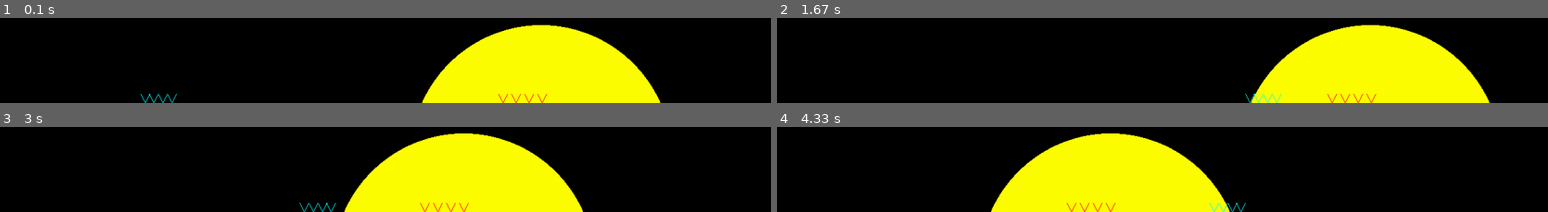
Above: before the commit, frames 1-4 (two rows, left to right).
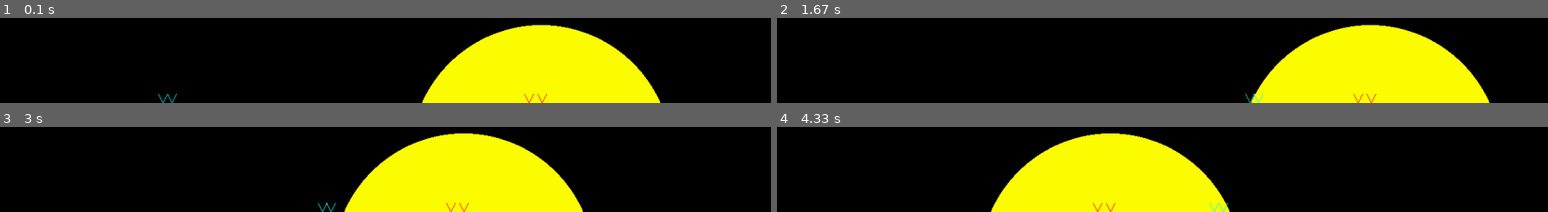
Above: after the commit, the same moments.

Repository: Archanciel/Learning_Pygame
Game: pygame game, started from bouncing_ball_imperfect_collide/bouncing_physics.py
The game is run twice, just before and just after one commit, with the same random seed, the same clock (stepped at 60 frames per second) and the same inputs.
Inputs:
- Up to frame 1 (0.1 s): no input
- Up to frame 2 (1.67 s): no input
- Up to frame 3 (3 s): no input
- Up to frame 4 (4.33 s): no input

The runs differ from the first frame. In frame 1, 0.2% of the frame differs, in the area x 18-68%, y 89-100%; in frame 2, 0.2%; in frame 3, 0.2%; in frame 4, 0.2%.

Commit message:
refactored and split traject and bounce loc to new particle sub class

Diff:
--- a/bouncing_ball_imperfect_collide/balldisplaypos.py
+++ b/bouncing_ball_imperfect_collide/balldisplaypos.py
@@ -27,32 +27,32 @@
 				 speed,
 				 angle)
 
+		# Pos display related instance variables
+		self.font = pg.font.Font(None, 32)
+		self.font_height = self.font.get_linesize()
+
+		# Calculating the left margin based on longest possible text
+		rectSize = radius * 2
+		self.textHorizontalSize = self.font.size("angle: 360")[0]
+		self.textLeftMargin = (rectSize - self.textHorizontalSize) / 2
+
+		# Calculating the top margin based on the number of text lines
+		self.lineNumber = 3
+		self.textTopMargin = radius - (self.font_height * self.lineNumber / 2)
+		self.textColor = BLACK
+
+		# Traject tracing instance variables
 		self.previousX = 0
 		self.previousY = 0
 		self.previousMoveRight = None
 		self.previousMoveDown = None
-
-		self.bouncePointColor = bouncePointColor
-
-		# Position related instance variables
-		self.font = pg.font.Font(None, 32)
-		self.font_height = self.font.get_linesize()
-
-		# Calculating the left margin based on longest possible text
-		rectSize = radius * 2
-		self.textHorizontalSize = self.font.size("angle: 360")[0]
-		self.textLeftMargin = (rectSize - self.textHorizontalSize) / 2
-
-		# Calculating the top margin based on the number of text lines
-		self.lineNumber = 3
-		self.textTopMargin = radius - (self.font_height * self.lineNumber / 2)
-		self.textColor = BLACK
-
 		self.multipleBounceTrajectPointLists = deque(maxlen=MAX_BOUNCE_TRAJECTS)
 		self.previousTraceX = 0
 		self.previousTraceY = 0
 		self.currentBounceTrajectIndex = -1
 
+		# Bounce mark instance variables
+		self.bouncePointColor = bouncePointColor
 		self.bounceMarkX = None
 		self.bounceMarkY = None
 		self.bounceMarkDirection = None
@@ -66,34 +66,11 @@
 	def draw(self):
 		super().draw()
 
-		currentX = self.ballCenterFloat[0]
-		currentY = self.ballCenterFloat[1]
-
-		currentMoveDown = (currentY - self.previousY) > 0
-		currentMoveRight = (currentX - self.previousX) > 0
-
-		self.previousX = currentX
-		self.previousY = currentY
-
-		if self.previousMoveRight != currentMoveRight or self.previousMoveDown != currentMoveDown:
-			# ball direction changed
-			self.previousMoveRight = currentMoveRight
-			self.previousMoveDown = currentMoveDown
-
-			# add a new traject point list to the deque. This will remove the oldest
-			# traject point list if the number of traject point list exceeds
-			# MAX_BOUNCE_TRAJECTS
-			self.multipleBounceTrajectPointLists.append([])
-			self.currentBounceTrajectIndex += 1
-
-			if self.currentBounceTrajectIndex >= MAX_BOUNCE_TRAJECTS:
-				# since the new traject points list is added at the right of the deque,
-				# the currentBounceTrajectIndex must be set to the max deque size - 1
-				self.currentBounceTrajectIndex = MAX_BOUNCE_TRAJECTS - 1
+		currentMoveDown, currentMoveRight = self.storeBallTrajectData()
 
 		# Writing information on the ball surface if the ball size is large enough
 		if self.textHorizontalSize <= self.radius * 2:
-			self.blitTextOnBall(round(currentX, 2), round(currentY, 2), currentMoveDown, currentMoveRight)
+			self.blitTextOnBall(round(self.ballCenterFloat[0], 2), round(self.ballCenterFloat[1], 2), currentMoveDown, currentMoveRight)
 
 		# angleDegree = math.degrees(self.angle)
 		# x = 0
@@ -122,8 +99,6 @@
 		# 	x = self.rect.centerx - a
 		# 	y = self.rect.centery + o
 
-		self.storeBallTrajectData()
-
 		# handling ball bounce location tracing
 
 		if DRAW_BOUNCE_LOCATION:
@@ -155,15 +130,37 @@
 
 		:return:
 		'''
-		x = self.ballCenterFloat[0]
-		y = self.ballCenterFloat[1]
-
-		if abs(x - self.previousTraceX) > BALL_TRACING_STEP_SIZE or abs(
-				y - self.previousTraceY) > BALL_TRACING_STEP_SIZE:
+
+		currentMoveDown = (self.ballCenterFloat[1] - self.previousY) > 0
+		currentMoveRight = (self.ballCenterFloat[0] - self.previousX) > 0
+
+		self.previousX = self.ballCenterFloat[0]
+		self.previousY = self.ballCenterFloat[1]
+
+		if self.previousMoveRight != currentMoveRight or self.previousMoveDown != currentMoveDown:
+			# ball direction changed
+			self.previousMoveRight = currentMoveRight
+			self.previousMoveDown = currentMoveDown
+
+			# add a new traject point list to the deque. This will remove the oldest
+			# traject point list if the number of traject point list exceeds
+			# MAX_BOUNCE_TRAJECTS
+			self.multipleBounceTrajectPointLists.append([])
+			self.currentBounceTrajectIndex += 1
+
+			if self.currentBounceTrajectIndex >= MAX_BOUNCE_TRAJECTS:
+				# since the new traject points list is added at the right of the deque,
+				# the currentBounceTrajectIndex must be set to the max deque size - 1
+				self.currentBounceTrajectIndex = MAX_BOUNCE_TRAJECTS - 1
+
+		if abs(self.ballCenterFloat[0] - self.previousTraceX) > BALL_TRACING_STEP_SIZE or abs(
+				self.ballCenterFloat[1] - self.previousTraceY) > BALL_TRACING_STEP_SIZE:
 			self.multipleBounceTrajectPointLists[self.currentBounceTrajectIndex].append(
-				pg.Rect(round(x), round(y), 1, 1))
-			self.previousTraceX = x
-			self.previousTraceY = y
+				pg.Rect(round(self.ballCenterFloat[0]), round(self.ballCenterFloat[1]), 1, 1))
+			self.previousTraceX = self.ballCenterFloat[0]
+			self.previousTraceY = self.ballCenterFloat[1]
+
+		return currentMoveDown, currentMoveRight
 
 	def drawBounceMark(self, bounceLocX, bounceLocY, bounceMarkDirection):
 		if bounceMarkDirection == BOUNCE_ARROW_TOP:
--- a/bouncing_ball_imperfect_collide/move_particle_basic.py
+++ b/bouncing_ball_imperfect_collide/move_particle_basic.py
@@ -3,12 +3,24 @@
 import random
 import os
 from particledisplaypos import ParticleDisplayPos
+from particledisplayposandtraject import ParticleDisplayPosAndTraject
 from particle import Particle
 
 PN = 30
 DIST_MIN = 1
 
-background_colour = (255,255,255)
+# define colors
+WHITE = (255, 255, 255)
+BLACK = (0, 0, 0)
+RED = (255, 0, 0)
+GREEN = (0, 255, 0)
+BLUE = (0, 0, 255)
+YELLOW = (255, 255, 0)
+CYAN = (2, 255, 255)
+MAGENTA = (255, 0, 255)
+ORANGE = (255, 165, 0)
+
+background_colour = WHITE
 pygame.init()
 
 if os.name == 'posix':
@@ -35,15 +47,16 @@
 
 
 angleTwelth = 360 / 12
-'''
+
 if os.name == 'posix':
 	for i in range(1, 13):
 		angleDeg = i * angleTwelth
-		my_particles.append(ParticleDisplayPos(screen=screen, x=circleX, y=circleY, radius=100, thickness=3, angleDeg=angleDeg, speed=0.8))
+		my_particles.append(ParticleDisplayPosAndTraject(screen=screen, x=circleX, y=circleY, radius=100, colour=BLUE, thickness=3, angleDeg=angleDeg, speed=0.8))
 else:
 	for i in range(1, 13):
 		angleDeg = i * angleTwelth
-		my_particles.append(ParticleDisplayPos(screen=screen, x=circleX, y=circleY, radius=70, thickness=1, angleDeg=angleDeg, speed=0.08))
+		my_particles.append(ParticleDisplayPosAndTraject(screen=screen, x=circleX, y=circleY, radius=70, colour=BLUE, thickness=1, angleDeg=angleDeg, speed=0.08))
+
 '''
 for n in range(PN):
     radius = random.randint(90, 110)
@@ -53,6 +66,7 @@
     angle = random.uniform(0, 360)
     particle = ParticleDisplayPos(screen, x, y, radius, 3, angle, speed)
     my_particles.append(particle)
+'''
 
 running = True
 
@@ -63,9 +77,9 @@
 
 	screen.fill(background_colour)
 	if os.name == 'posix':
-		pygame.draw.circle(screen, (0, 0, 255), (circleX, circleY), circleR, 10)
+		pygame.draw.circle(screen, BLUE, (circleX, circleY), circleR, 10)
 	else:
-		pygame.draw.circle(screen, (0, 0, 255), (round(circleX), round(circleY)), round(circleR), 1)
+		pygame.draw.circle(screen, BLUE, (round(circleX), round(circleY)), round(circleR), 1)
 
 
 	for particle in my_particles:
--- a/bouncing_ball_imperfect_collide/particle.py
+++ b/bouncing_ball_imperfect_collide/particle.py
@@ -3,7 +3,7 @@
 import os
 
 class Particle:
-	def __init__(self, screen, x, y, radius, thickness, angleDeg, speed):
+	def __init__(self, screen, x, y, radius, colour, thickness, angleDeg, speed):
 		# angleDeg is the clockwise angle with 0 deg corresponding to 12 hour
 		self.screen = screen
 		self.x = x
@@ -12,7 +12,7 @@
 		self.angleDeg = angleDeg
 		self.angleRad = math.radians(angleDeg)
 		self.speed = speed
-		self.colour = (0, 0, 255)
+		self.colour = colour
 		self.thickness = thickness
 
 	def move(self, angleDeg=0):
--- a/bouncing_ball_imperfect_collide/particledisplaypos.py
+++ b/bouncing_ball_imperfect_collide/particledisplaypos.py
@@ -6,9 +6,9 @@
 BLACK = (0, 0, 0)
 
 class ParticleDisplayPos(Particle):
-	def __init__(self, screen, x, y, radius, thickness, angleDeg, speed):
+	def __init__(self, screen, x, y, radius, colour, thickness, angleDeg, speed):
 		# angleDeg is the clockwise angle with 0 deg corresponding to 12 hour
-		super().__init__(screen, x, y, radius, thickness, angleDeg, speed)
+		super().__init__(screen, x, y, radius, colour, thickness, angleDeg, speed)
 
 		# Position related instance variables
 		self.font = pg.font.Font(None, 32)
--- /dev/null
+++ b/bouncing_ball_imperfect_collide/particledisplayposandtraject.py
@@ -0,0 +1,133 @@
+import pygame as pg
+import math
+from collections import deque
+
+from particledisplaypos import ParticleDisplayPos
+
+BLACK = (0, 0, 0)
+RED = (255, 0, 0)
+
+#bounce tracing constants
+
+MAX_BOUNCE_TRAJECTS = 1
+BALL_TRACING_STEP_SIZE = 10
+
+#bounce mark constants
+
+DRAW_BOUNCE_LOCATION = False
+BOUNCE_ARROW_TOP = 2
+BOUNCE_ARROW_RIGHT = 3
+BOUNCE_ARROW_BOTTOM = 4
+BOUNCE_ARROW_LEFT = 5
+
+ARROW_DIM_1 = 7
+ARROW_DIM_2 = 14
+ARROW_WIDTH = 1
+
+class ParticleDisplayPosAndTraject(ParticleDisplayPos):
+	def __init__(self, screen, x, y, radius, colour, thickness, angleDeg, speed, bouncePointColor=RED):
+		# angleDeg is the clockwise angle with 0 deg corresponding to 12 hour
+		super().__init__(screen, x, y, radius, colour, thickness, angleDeg, speed)
+
+		# Traject tracing instance variables
+		self.previousX = 0
+		self.previousY = 0
+		self.previousMoveRight = None
+		self.previousMoveDown = None
+		self.multipleBounceTrajectPointLists = deque(maxlen=MAX_BOUNCE_TRAJECTS)
+		self.previousTraceX = 0
+		self.previousTraceY = 0
+		self.currentBounceTrajectIndex = -1
+
+		# Bounce mark instance variables
+		self.bouncePointColor = bouncePointColor
+		self.bounceMarkX = None
+		self.bounceMarkY = None
+		self.bounceMarkDirection = None
+
+	def display(self):
+		super().display()
+
+		self.storeBallTrajectData()
+
+		# handling ball bounce location tracing
+
+		if DRAW_BOUNCE_LOCATION:
+			self.storeBallBounceMarkData()
+
+		self.drawBallTrajectAndBounceMark()
+
+	def drawBallTrajectAndBounceMark(self):
+		for oneBouncesTrajectPointList in self.multipleBounceTrajectPointLists:
+			for point in oneBouncesTrajectPointList:
+				if point.width > 1:
+					# indicates that this point is a bounce mark location on the screen limits.
+					# The bounce mark direction is coded in the point.width !
+					self.drawBounceMark(bounceLocX=point.x, bounceLocY=point.y, bounceMarkDirection=point.width)
+				else:
+					# ball traject is drawned using 1 pixel points, i.e circles
+					pg.draw.circle(self.screen, self.colour, point.center, 1)
+
+	def storeBallBounceMarkData(self):
+		if self.bounceMarkDirection != None:
+			# we use the Rect.width (and height) property to code the type of draw bounce mark type
+			self.multipleBounceTrajectPointLists[self.currentBounceTrajectIndex].append(
+				pg.Rect(round(self.bounceMarkX), round(self.bounceMarkY), self.bounceMarkDirection,
+						self.bounceMarkDirection))
+
+	def storeBallTrajectData(self):
+		'''
+		This method stores ball traject tracing data.
+
+		:return:
+		'''
+		currentMoveDown = (self.y - self.previousY) > 0
+		currentMoveRight = (self.x - self.previousX) > 0
+
+		self.previousX = self.x
+		self.previousY = self.y
+
+		if self.previousMoveRight != currentMoveRight or self.previousMoveDown != currentMoveDown:
+			# ball direction changed
+			self.previousMoveRight = currentMoveRight
+			self.previousMoveDown = currentMoveDown
+
+			# add a new traject point list to the deque. This will remove the oldest
+			# traject point list if the number of traject point list exceeds
+			# MAX_BOUNCE_TRAJECTS
+			self.multipleBounceTrajectPointLists.append([])
+			self.currentBounceTrajectIndex += 1
+
+			if self.currentBounceTrajectIndex >= MAX_BOUNCE_TRAJECTS:
+				# since the new traject points list is added at the right of the deque,
+				# the currentBounceTrajectIndex must be set to the max deque size - 1
+				self.currentBounceTrajectIndex = MAX_BOUNCE_TRAJECTS - 1
+
+		if abs(self.x - self.previousTraceX) > BALL_TRACING_STEP_SIZE or abs(
+				self.y - self.previousTraceY) > BALL_TRACING_STEP_SIZE:
+			self.multipleBounceTrajectPointLists[self.currentBounceTrajectIndex].append(
+				pg.Rect(round(self.x), round(self.y), 1, 1))
+			self.previousTraceX = self.x
+			self.previousTraceY = self.y
+
+	def drawBounceMark(self, bounceLocX, bounceLocY, bounceMarkDirection):
+		if bounceMarkDirection == BOUNCE_ARROW_TOP:
+			pg.draw.line(self.screen, self.bouncePointColor, (bounceLocX, bounceLocY),
+						 (bounceLocX - ARROW_DIM_1, bounceLocY + ARROW_DIM_2), ARROW_WIDTH)
+			pg.draw.line(self.screen, self.bouncePointColor, (bounceLocX, bounceLocY),
+						 (bounceLocX + ARROW_DIM_1, bounceLocY + ARROW_DIM_2), ARROW_WIDTH)
+		elif bounceMarkDirection == BOUNCE_ARROW_RIGHT:
+			pg.draw.line(self.screen, self.bouncePointColor, (bounceLocX, bounceLocY),
+						 (bounceLocX - ARROW_DIM_2, bounceLocY - ARROW_DIM_1), ARROW_WIDTH)
+			pg.draw.line(self.screen, self.bouncePointColor, (bounceLocX, bounceLocY),
+						 (bounceLocX - ARROW_DIM_2, bounceLocY + ARROW_DIM_1), ARROW_WIDTH)
+		elif bounceMarkDirection == BOUNCE_ARROW_BOTTOM:
+			pg.draw.line(self.screen, self.bouncePointColor, (bounceLocX, bounceLocY),
+						 (bounceLocX - ARROW_DIM_1, bounceLocY - ARROW_DIM_2), ARROW_WIDTH)
+			pg.draw.line(self.screen, self.bouncePointColor, (bounceLocX, bounceLocY),
+						 (bounceLocX + ARROW_DIM_1, bounceLocY - ARROW_DIM_2), ARROW_WIDTH)
+		else:  # BOUNCE_ARROW_LEFT
+			pg.draw.line(self.screen, self.bouncePointColor, (bounceLocX, bounceLocY),
+						 (bounceLocX + ARROW_DIM_2, bounceLocY - ARROW_DIM_1), ARROW_WIDTH)
+			pg.draw.line(self.screen, self.bouncePointColor, (bounceLocX, bounceLocY),
+						 (bounceLocX + ARROW_DIM_2, bounceLocY + ARROW_DIM_1), ARROW_WIDTH)
--- a/bouncing_ball_imperfect_collide/settings.py
+++ b/bouncing_ball_imperfect_collide/settings.py
@@ -22,7 +22,7 @@
 BALL_TRACING_STEP_SIZE = 10
 
 # number of ball trajects to display
-MAX_BOUNCE_TRAJECTS = 4
+MAX_BOUNCE_TRAJECTS = 2
 
 DRAW_BOUNCE_LOCATION = True
 PAUSE_ON_COLLIDE = False
